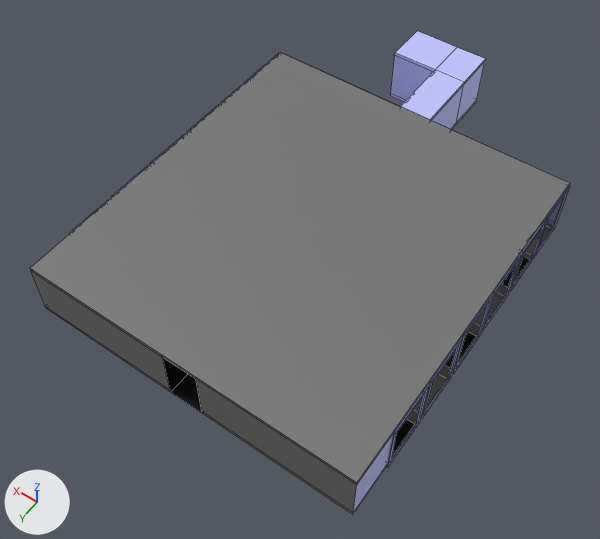
The FBX model Assets/3D_Models/lvl1.fbx: old version first, new version second.
One viewpoint serves both versions: a camera (50 mm lens) standing at (-16.1, 13.0, 36.0) and looking at (0.4, -10.1, -0.3). Lighting does not change. The marker at lower left points along +X, +Y and +Z. Mesh edges are drawn as thin lines. Where no turn or scale is listed for an object, it has been applied to the vertices.

The first picture shows 'lvl1', 'lvl1roof'.
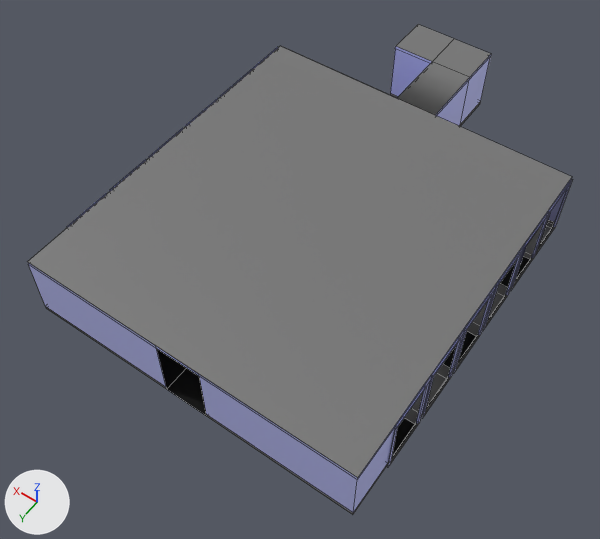
Commit message: poprawione modele i lvl3

Edits to the bpy script that builds the scene:
```text
Change me_lvl1:
    used by ob_lvl1; location = (0.0, 0.0, 0.0)
    remove me_lvl1.from_pydata(...)  # 273 vertices, 239 faces; spans x -9.8..9.8, y -27.9..0.0, z 0.0..3.4
    add me_lvl1.from_pydata(...)  # 277 vertices, 241 faces; spans x -9.8..9.8, y -27.9..0.0, z 0.0..3.9
    me_lvl1 part 1
    2 vertices are removed from x -1.0..1.0, y -21.0, z 3.4
    5 faces are deleted
    68 vertices in x -9.8..9.8, y -27.9..0.0, z 3.2..3.4 move by (0.0, 0.0, 0.5)
    39 vertices in x -9.8..9.8, y -27.9..-8.6, z 3.2 move by (0.0, 0.0, 0.6)
    20 vertices in x -1.0, y -27.9..0.0, z 0.0..0.2 move by (-0.3, 0.0, 0.0)
    20 vertices in x 1.0, y -27.9..0.0, z 0.0..0.2 move by (0.3, 0.0, 0.0)
    4 vertices in x -1.0, y -27.9..0.0, z 3.2 move by (-0.3, 0.0, 0.6)
    4 vertices in x 1.0, y -27.9..0.0, z 3.2 move by (0.3, 0.0, 0.6)
    8 vertices move from x -9.5..1.0, y -27.9..0.0, z 3.2..3.4 to x -9.7..1.3, y -27.9..0.0, z 3.4..3.9
    6 vertices are added at (-1.3, -21.0, 3.9), (-1.3, -21.0, 3.1), (-1.3, -21.2, 3.1), (1.3, -21.0, 3.9), (1.3, -21.0, 3.1), (1.3, -21.2, 3.1)
    6 new faces join them, mat_lvl1wall (blue #c2c5ff)
    1 new face joins them, mat_lvl1flor1 (grey #757575)
    me_lvl1 part 2: 5 faces spanning x -9.7..9.7, y 0.0, z 0.2..3.9 switch from mat_lvl1flor1 (grey #757575) to mat_lvl1wall (blue #c2c5ff)
    me_lvl1 part 3: 59 faces spanning x -9.8..9.8, y -27.9..0.0, z 0.0..3.9 switch from mat_lvl1wall (blue #c2c5ff) to mat_lvl1flor1 (grey #757575)
Change ob_lvl1roof:
    ob_lvl1roof.location: (0.0, 0.0, 0.0) -> (0.0, 0.0, 0.5)
```

Boxes (x1, y1, x2, y2) around the edits, measured in the pictures (600 x 539 px; the box of a moved part takes in the faces that stretch with it):
'lvl1roof', moved
    before: (30, 52, 570, 482)
    after: (28, 46, 572, 478)
'lvl1', reshaped
    before: (30, 31, 570, 514)
    after: (27, 24, 572, 514)
part 1 of me_lvl1, moved or reshaped
    before: (46, 53, 570, 514)
    after: (46, 46, 572, 514)
part 2 of me_lvl1, recoloured (grey to blue)
    both: (30, 269, 357, 513)
part 3 of me_lvl1, recoloured
    before: (353, 31, 555, 514)
    after: (353, 24, 555, 514)
